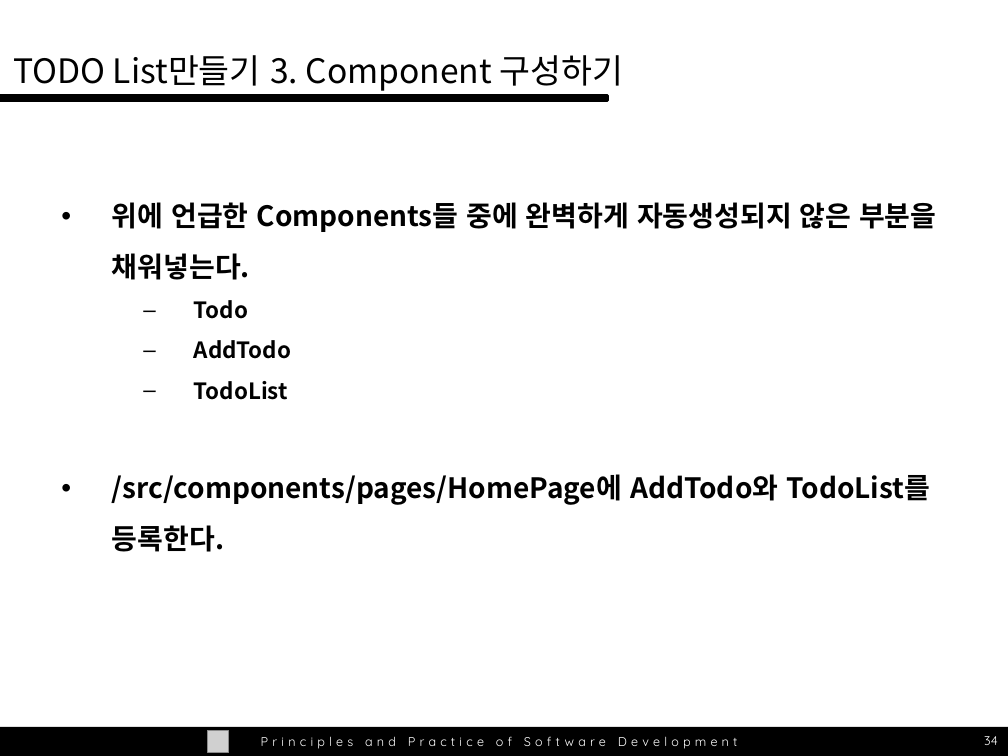
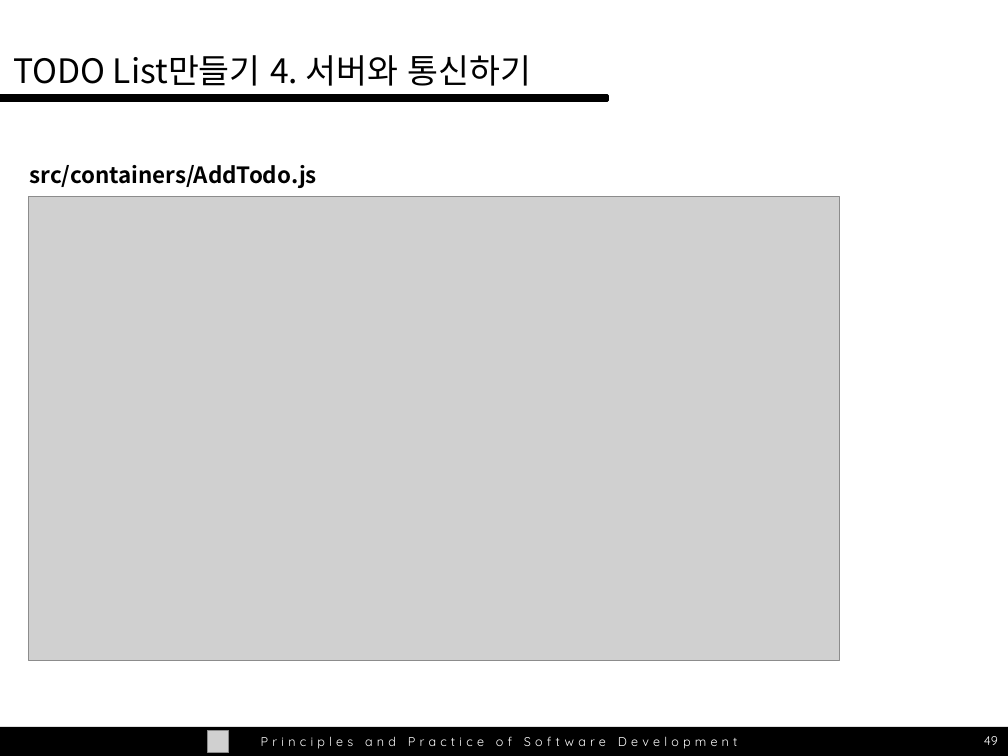
Before and after one commit to wlxyzlw/swpp201701, a slide deck: slide 49 of ta-session/swpp_04.10_redux.pptx (slide 34 before the commit). Drawn at 1008x756 pixels with LibreOffice and Linux fonts; fonts in the diff are those of the drawing; grey boxes stand for pictures. Boxes give left, top, right and bottom in pixels: in the first picture for what was removed or moved away, otherwise in the second. Text is boxed around its words. In the diff, an @@ line names an element or a change of style, - is before the commit and + after.

```diff
--- a/ta-session/swpp_04.10_redux.pptx
+++ b/ta-session/swpp_04.10_redux.pptx
@@ text at [13,55,532,86]: text changed @@
-TODO List만들기 3. Component 구성하기
+TODO List만들기 4. 서버와 통신하기
@@ text added at [30,165,317,188], 16 pt, text #000000, bold @@
+src/containers/AddTodo.js
@@ picture added at [28,197,839,660] @@
@@ text removed at [112,202,936,552] @@
-• 위에 언급한 Components들 중에 완벽하게 자동생성되지 않은 부분을 채워넣는다.
-  – Todo
-  – AddTodo
-  – TodoList
-• /src/components/pages/HomePage에 AddTodo와 TodoList를 등록한다.
@@ page number at [984,736,998,745]: text changed @@
-34
+49
```
Also in this commit, not shown: 29 other slides changed, 1 slide removed.
